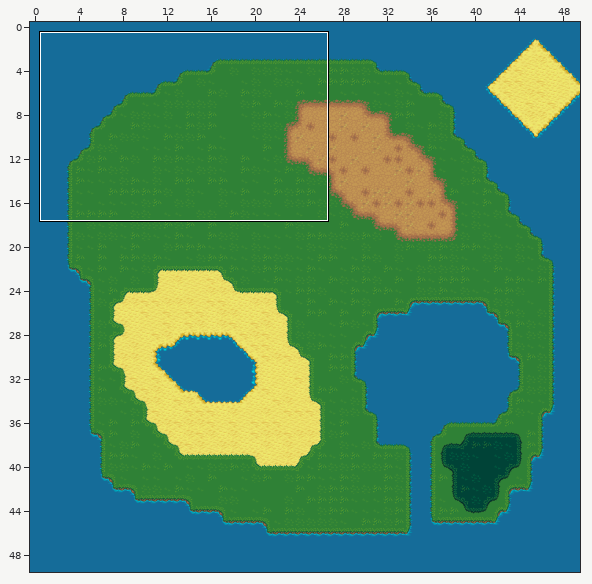
Two states of a Tiled map, src/map/1/1.tmx. The picture above shows the old version from afar; the outline marks the close-up.
Close-up. Before the edit:
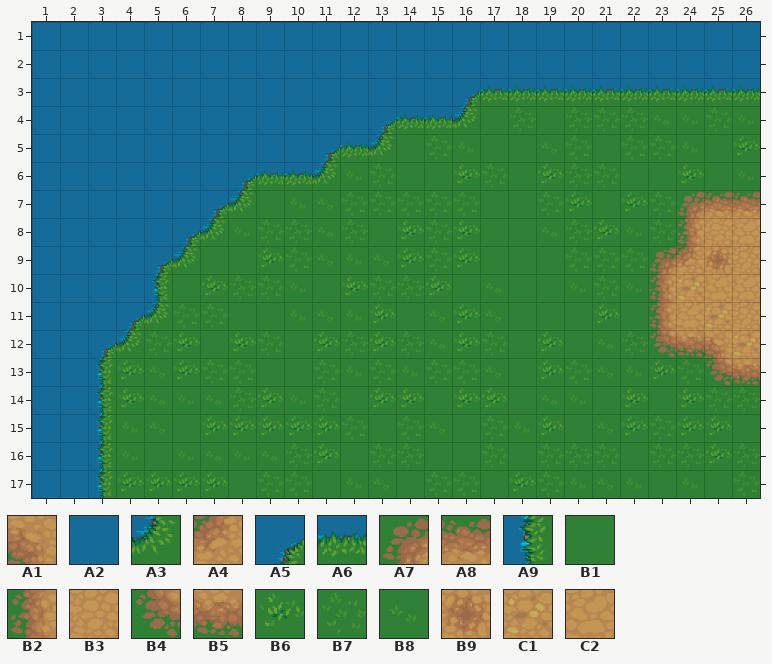
Cells are 64x64 px. Shown: x 1..26, y 1..17. The commit also changed other parts of the map, which this record leaves out.
Key: from "tileset": A1 11, A2 30, A3 32, A4 41, A5 60, A6 61, A7 69, A8 70, A9 90, B1 91, B2 99, B3 100, B4 129, B5 130, B6 150, B7 151, B8 152, B9 159, C1 160, C2 161.
__ is an empty cell, ## one hidden under a higher layer.
Layer "Sol" before, first column x 1:
 1 A2 A2 A2 A2 A2 A2 A2 A2 A2 A2 A2 A2 A2 A2 A2 A2 A2 A2 A2 A2 A2 A2 A2 A2 A2 A2
 2 A2 A2 A2 A2 A2 A2 A2 A2 A2 A2 A2 A2 A2 A2 A2 A2 A2 A2 A2 A2 A2 A2 A2 A2 A2 A2
 3 A2 A2 A2 A2 A2 A2 A2 A2 A2 A2 A2 A2 A2 A2 A2 A5 A6 A6 A6 A6 A6 A6 A6 A6 A6 A6
 4 A2 A2 A2 A2 A2 A2 A2 A2 A2 A2 A2 A2 A5 A6 A6 A3 B1 B7 B1 B7 B7 B7 B8 B8 B7 B8
 5 A2 A2 A2 A2 A2 A2 A2 A2 A2 A2 A5 A6 A3 B1 B7 B8 B1 B1 B8 B7 B1 B7 B7 B8 B1 B6
 6 A2 A2 A2 A2 A2 A2 A2 A5 A6 A6 A3 B8 B7 B1 B1 B6 B7 B1 B6 B7 B7 B1 B1 B6 B1 B8
 7 A2 A2 A2 A2 A2 A2 A5 A3 B1 B8 B8 B7 B7 B7 B7 B7 B1 B1 B7 B6 B1 B6 B7 A7 A8 A8
 8 A2 A2 A2 A2 A2 A5 A3 B8 B7 B7 B8 B7 B1 B6 B7 B6 B1 B1 B8 B7 B6 B8 B7 B2 B3 C2
 9 A2 A2 A2 A2 A5 A3 B1 B1 B6 B7 B8 B8 B8 B6 B7 B6 B1 B1 B1 B7 B7 B7 A7 A4 B9 B3
10 A2 A2 A2 A2 A9 B1 B6 B7 B7 B8 B1 B6 B7 B7 B6 B1 B8 B1 B1 B8 B7 B8 B2 C1 C2 C2
11 A2 A2 A2 A5 A3 B7 B7 B1 B1 B8 B8 B8 B6 B1 B8 B6 B8 B1 B1 B1 B6 B1 B2 C2 C1 B3
12 A2 A2 A5 A3 B7 B6 B1 B6 B7 B1 B6 B7 B6 B7 B8 B6 B7 B1 B6 B1 B8 B7 B4 B5 A1 C1
13 A2 A2 A9 B6 B8 B6 B7 B7 B1 B1 B7 B8 B7 B8 B7 B7 B8 B1 B6 B7 B8 B8 B6 B7 B4 B5
14 A2 A2 A9 B6 B8 B8 B8 B7 B6 B8 B7 B1 B6 B6 B1 B6 B6 B1 B8 B8 B1 B6 B1 B6 B7 B7
15 A2 A2 A9 B8 B8 B1 B6 B6 B6 B6 B6 B7 B1 B7 B8 B1 B7 B8 B6 B1 B8 B6 B7 B6 B6 B1
16 A2 A2 A9 B8 B1 B8 B8 B8 B8 B7 B6 B1 B7 B7 B1 B1 B7 B1 B7 B7 B7 B1 B7 B7 B6 B7
17 A2 A2 A9 B6 B6 B6 B6 B1 B7 B7 B1 B8 B8 B1 B7 B7 B1 B6 B7 B8 B8 B8 B1 B8 B1 B7
After the commit:
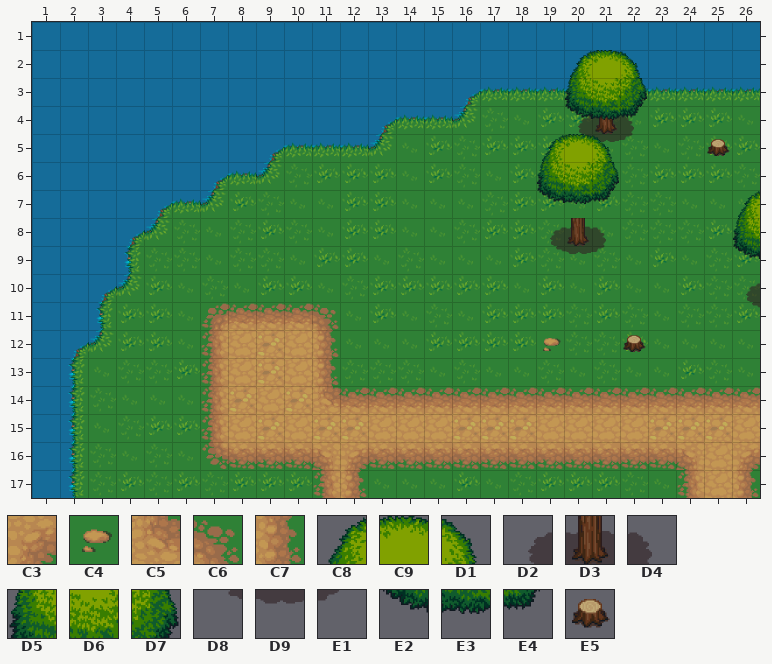
Further tiles: from "tileset": C3 10, C4 39, C5 40, C6 71, C7 101, C8 180, C9 181, D1 182, D2 186, D3 187, D4 188, D5 210, D6 211, D7 212, D8 216, D9 217, E1 218, E2 240, E3 241, E4 242, E5 361.
Edits made:
Layer "Sol":
y 4: x 17..20 B1 B7 B1 B7 -> B7 B8 B6 B6; x 22..25 B7 B8 B8 B7 -> B8 B6 B6 B6
y 5: x 9..11 A2 A2 A5 -> A5 A6 A6; x 15..19 B7 B8 B1 B1 B8 -> B6 B7 B6 B6 B6; x 21 B1 -> B8; x 23..25 B7 B8 B1 -> B8 B7 B6
y 6: x 7..13 A2 A5 A6 A6 A3 B8 B7 -> A5 A6 A3 B7 B6 B6 B6; x 15..23 B1 B6 B7 B1 B6 B7 B7 B1 B1 -> B6 B7 B8 B6 B7 ## B8 B7 B6; x 25..26 B1 B8 -> B6 B7
y 7: x 5..9 A2 A2 A5 A3 B1 -> A5 A6 A3 B6 B7; x 12..22 B7 B7 B7 B7 B7 B1 B1 B7 B6 B1 B6 -> B6 B6 B8 B8 B8 B7 B6 B6 B8 B6 B7; x 24..26 A7 A8 A8 -> B8 B8 B8
y 8: x 4..9 A2 A2 A5 A3 B8 B7 -> A5 A3 B7 B8 B7 B6; x 12..22 B7 B1 B6 B7 B6 B1 B1 B8 B7 B6 B8 -> B6 B6 B8 B8 B7 B6 B6 B7 B8 B8 B7; x 24..26 B2 B3 C2 -> B7 B6 B7
y 9: x 4..6 A2 A5 A3 -> A9 B7 B7; x 8..12 B1 B6 B7 B8 B8 -> B7 B7 B8 B6 B6; x 14..16 B6 B7 B6 -> B7 B8 B8; x 18..20 B1 B1 B7 -> B6 B7 B8; x 22..26 B7 A7 A4 B9 B3 -> B8 B6 B8 B7 B6
y 10: x 3..5 A2 A2 A9 -> A5 A3 B6; x 7..10 B6 B7 B7 B8 -> B7 B8 B6 B6; x 12..14 B6 B7 B7 -> B7 B6 B6; x 16..17 B1 B8 -> B6 B6; x 19 B1 -> B6; x 21 B7 -> B6; x 23..26 B2 C1 C2 C2 -> B8 B6 B7 B7
y 11: x 3..11 A2 A5 A3 B7 B7 B1 B1 B8 B8 -> A9 B6 B6 B8 A7 A8 A8 A8 C6; x 15..20 B8 B6 B8 B1 B1 B1 -> B7 B8 B6 B6 B6 B7; x 22..26 B1 B2 C2 C1 B3 -> B7 B8 B7 B7 B6
y 12: x 2..15 A2 A5 A3 B7 B6 B1 B6 B7 B1 B6 B7 B6 B7 B8 -> A5 A3 B6 B6 B8 B2 C2 C1 C2 C7 B8 B8 B8 B6; x 17..26 B7 B1 B6 B1 B8 B7 B4 B5 A1 C1 -> B6 B6 C4 B7 B7 B6 B8 B8 B8 B8
y 13: x 2..5 A2 A9 B6 B8 -> A9 B8 B7 B7; x 7..12 B7 B7 B1 B1 B7 B8 -> B2 C2 C1 C2 C7 B7; x 14..15 B8 B7 -> B7 B8; x 19..21 B6 B7 B8 -> B7 B8 B7; x 23..26 B6 B7 B4 B5 -> B8 B6 B7 B8
y 14: x 2..4 A2 A9 B6 -> A9 B7 B8; x 7..26 B8 B7 B6 B8 B7 B1 B6 B6 B1 B6 B6 B1 B8 B8 B1 B6 B1 B6 B7 B7 -> B2 C1 C2 C1 C5 A8 A8 A8 A8 A8 A8 A8 A8 A8 A8 A8 A8 A8 A8 A8
y 15: x 2..26 A2 A9 B8 B8 B1 B6 B6 B6 B6 B6 B7 B1 B7 B8 B1 B7 B8 B6 B1 B8 B6 B7 B6 B6 B1 -> A9 B8 B7 B6 B6 B2 C2 C1 C2 C1 C1 C2 C2 C2 C1 C1 C1 C2 C2 C2 C2 C1 C1 C1 C2
y 16: x 2..3 A2 A9 -> A9 B7; x 5 B1 -> B7; x 7..26 B8 B8 B8 B7 B6 B1 B7 B7 B1 B1 B7 B1 B7 B7 B7 B1 B7 B7 B6 B7 -> B4 B5 B5 B5 A1 C3 B5 B5 B5 B5 B5 B5 B5 B5 B5 B5 B5 A1 C2 C3
y 17: x 2..3 A2 A9 -> A9 B7; x 5 B6 -> B7; x 7..12 B6 B1 B7 B7 B1 B8 -> B7 B6 B6 B6 B2 C7; x 15..16 B7 B7 -> B8 B6; x 18..22 B6 B7 B8 B8 B8 -> B7 B6 B6 B6 B7; x 24..26 B8 B1 B7 -> B2 C2 C7
Layer "Block":
y 4: x 20..22 __ __ __ -> D2 D3 D4
y 5: x 20..22 __ __ __ -> D8 D9 E1; x 25 __ -> E5
y 8: x 19..21 __ __ __ -> D2 D3 D4
y 9: x 19..21 __ __ __ -> D8 D9 E1
y 10: x 26 __ -> D2
y 11: x 26 __ -> D8
y 12: x 22 __ -> E5
Layer "Deco":
y 2: x 20..22 __ __ __ -> C8 C9 D1
y 3: x 20..22 __ __ __ -> D5 D6 D7
y 4: x 20..22 __ __ __ -> E2 E3 E4
y 5: x 19..21 __ __ __ -> C8 C9 D1
y 6: x 19..21 __ __ __ -> D5 D6 D7
y 7: x 19..21 __ __ __ -> E2 E3 E4; x 26 __ -> C8
y 8: x 26 __ -> D5
y 9: x 26 __ -> E2
Pixel boxes of the changes (left, top, right, bottom) in both close-ups:
changed: (68, 50, 760, 498)
